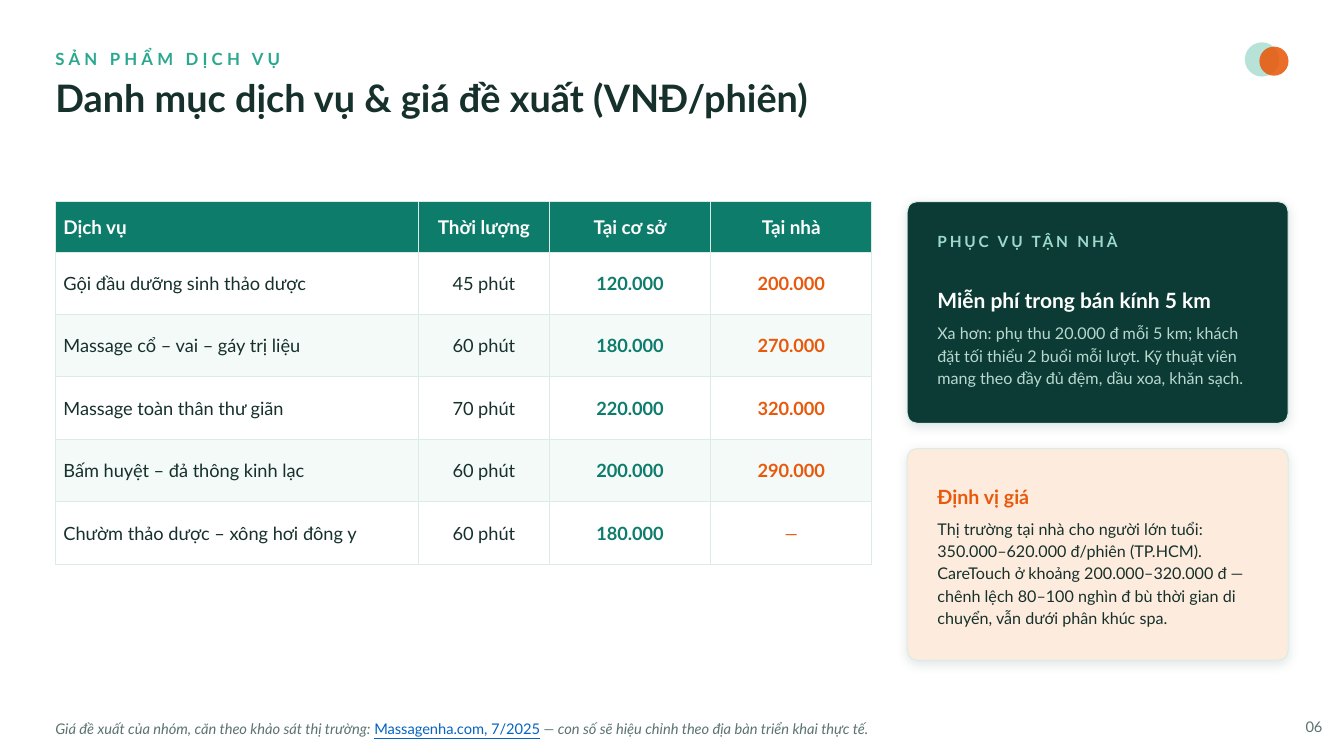
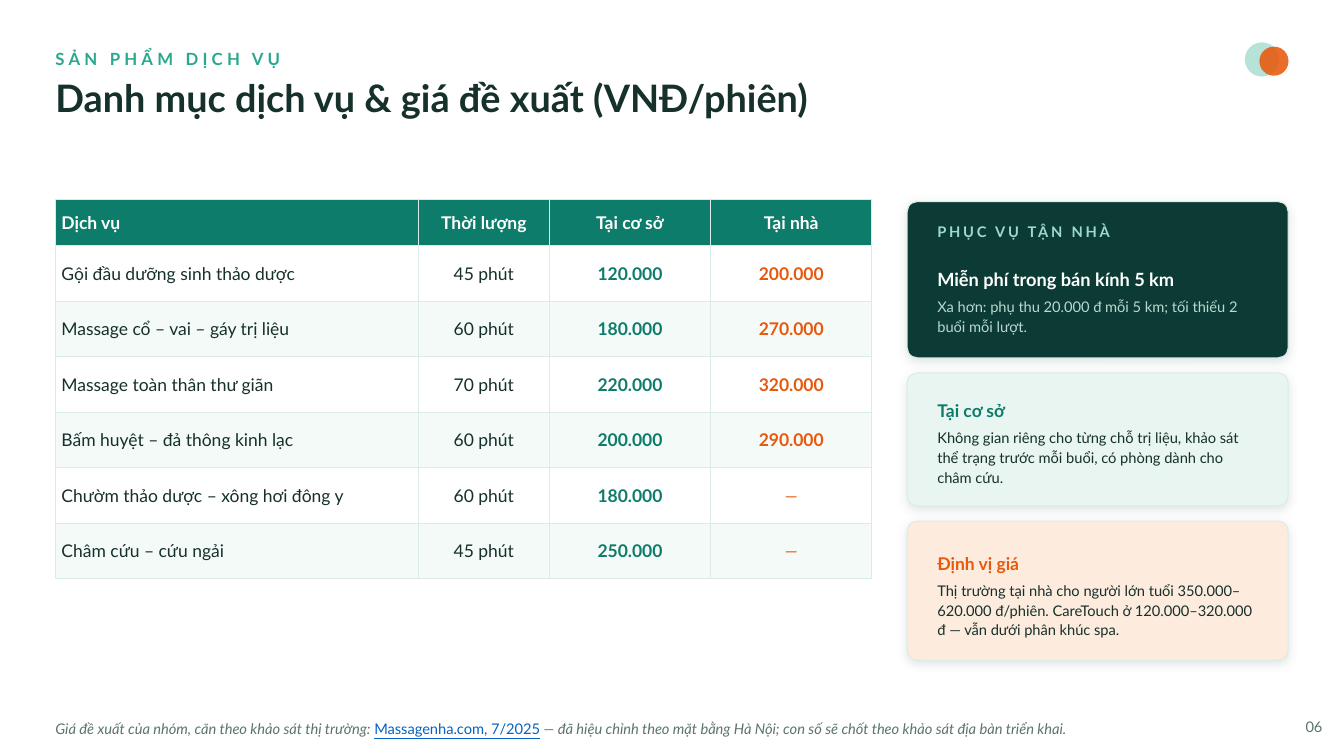
Before and after one commit to Hacogiye/CareTouch, a slide deck: slide 6 of CareTouch-deck.pptx. Drawn at 1344x756 pixels with LibreOffice and Linux fonts; fonts in the diff are those of the drawing. Boxes give left, top, right and bottom in pixels: in the first picture for what was removed or moved away, otherwise in the second. Text is boxed around its words. In the diff, an @@ line names an element or a change of style, - is before the commit and + after.

Commit message:
Xóa An Khang Đường; slide tự động hiện hết; cập nhật số liệu nhóm; thêm châm cứu
Nội dung:
- Xóa hoàn toàn "An Khang Đường" khỏi báo cáo, PPTX và web (bìa, mục lục, ch.1,
  Phụ lục B). Xóa 2 file gốc bao-cao-an-khang-duong.docx / slide-an-khang-duong.pptx.
- PPTX: mọi slide tự động hiện khi mở (không cần bấm chuột) như slide bìa/kết;
  add_anim.py sinh PLAN từ shape thật + chuẩn hóa id trùng (hết lỗi repair/mất hiệu ứng).
- Tài chính theo số liệu nhóm cập nhật: thuê 35tr/tháng, máy móc 12,8tr, đồng phục 10tr,
  dự phòng 25tr, quảng bá 15tr → CAPEX 306tr + vốn lưu động 130tr = tổng 436tr;
  chi phí cố định 73tr/tháng; hòa vốn T5, hoàn vốn 19-20 tháng.
- Châm cứu – cứu ngải (250.000đ) là dịch vụ bình thường: thêm vào bảng giá, PPTX,
  báo cáo và web (hero, bảng giá, form đặt lịch). Bỏ cách nói "bao gồm châm cứu".
- Biểu đồ tròn cơ cấu vốn 436tr (assets/chart_capital.png) đồng bộ DOCX/PPTX/HTML.
- Sửa ngôn từ lủng củng trên slide; landing: địa chỉ khách hàng đổi sang Hà Nội.

```diff
--- a/CareTouch-deck.pptx
+++ b/CareTouch-deck.pptx
@@ table at bbox=[55, 200, 872, 579] @@
+row 7: Châm cứu – cứu ngải | 45 phút | 250.000 | —
@@ rounded rectangle: place and size @@
-rounded rectangle at bbox=[907, 202, 1289, 423]
+rounded rectangle at bbox=[907, 202, 1289, 358]
@@ rounded rectangle at bbox=[907, 202, 1289, 358]: proportions changed @@
@@ text "PHỤC VỤ TẬN NHÀ": place and size @@
-text "PHỤC VỤ TẬN NHÀ" at bbox=[1039, 523, 1065, 535]
+text "PHỤC VỤ TẬN NHÀ" at bbox=[1029, 585, 1053, 596]
@@ text "PHỤC VỤ TẬN NHÀ" at bbox=[1029, 585, 1053, 596]: size 11 to 10.5 pt @@
@@ text "Miễn phí trong bán kính ...": place and size @@
-text "Miễn phí trong bán kính ..." at bbox=[937, 290, 1243, 387]
+text "Miễn phí trong bán kính ..." at bbox=[937, 270, 1238, 335]
@@ text at bbox=[937, 299, 1238, 335]: text changed; size 11.5 to 10.5 pt @@
-Xa hơn: phụ thu 20.000 đ mỗi 5 km; khách đặt tối thiểu 2 buổi mỗi lượt. Kỹ thuật viên mang theo đầy đủ đệm, dầu xoa, khăn sạch.
+Xa hơn: phụ thu 20.000 đ mỗi 5 km; tối thiểu 2 buổi mỗi lượt.
@@ text at bbox=[937, 270, 1174, 290]: size 15 to 13 pt in "Miễn phí trong bán kính 5 km"; line spacing 1.15 to 1.12; less space between paragraphs @@
@@ rounded rectangle: place and size @@
-rounded rectangle at bbox=[907, 449, 1289, 660]
+rounded rectangle at bbox=[907, 373, 1289, 506]
@@ rounded rectangle at bbox=[907, 373, 1289, 506]: fill #FDEBDD to #E8F5F1; proportions changed @@
@@ text added at bbox=[937, 404, 1239, 483], 10.5 pt, text #16302B @@
+Tại cơ sở
+Không gian riêng cho từng chỗ trị liệu, khảo sát thể trạng trước mỗi buổi, có phòng dành cho châm cứu.
@@ rounded rectangle added at bbox=[907, 521, 1289, 660], fill #FDEBDD, outline #DCEBE6 0.75 pt @@
@@ text "Định vị giá": place and size @@
-text "Định vị giá" at bbox=[937, 489, 1236, 627]
+text "Định vị giá" at bbox=[937, 557, 1252, 638]
@@ text at bbox=[937, 557, 1020, 574]: size 14 to 12.5 pt in "Định vị giá"; line spacing 1.15 to 1.12; less space between paragraphs @@
@@ text at bbox=[937, 584, 1252, 638]: text changed; size 11.5 to 10.5 pt @@
-Thị trường tại nhà cho người lớn tuổi: 350.000–620.000 đ/phiên (TP.HCM). CareTouch ở khoảng 200.000–320.000 đ — chênh lệch 80–100 nghìn đ bù thời gian di chuyển, vẫn dưới phân khúc spa.
+Thị trường tại nhà cho người lớn tuổi 350.000–620.000 đ/phiên. CareTouch ở 120.000–320.000 đ — vẫn dưới phân khúc spa.
@@ text at bbox=[55, 721, 1066, 737]: text changed @@
-Giá đề xuất của nhóm, căn theo khảo sát thị trường: Massagenha.com, 7/2025 — con số sẽ hiệu chỉnh theo địa bàn triển khai thực tế.
+Giá đề xuất của nhóm, căn theo khảo sát thị trường: Massagenha.com, 7/2025 — đã hiệu chỉnh theo mặt bằng Hà Nội; con số sẽ chốt theo khảo sát địa bàn triển khai.
```
Also in this commit, not shown: 10 other slides changed, 2 slides added, 12 other files.
